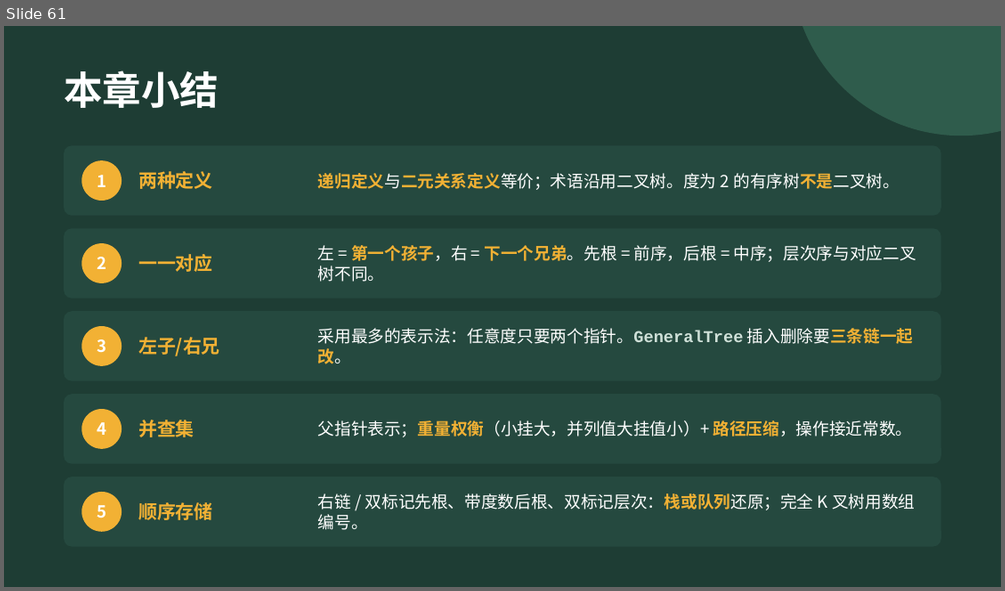
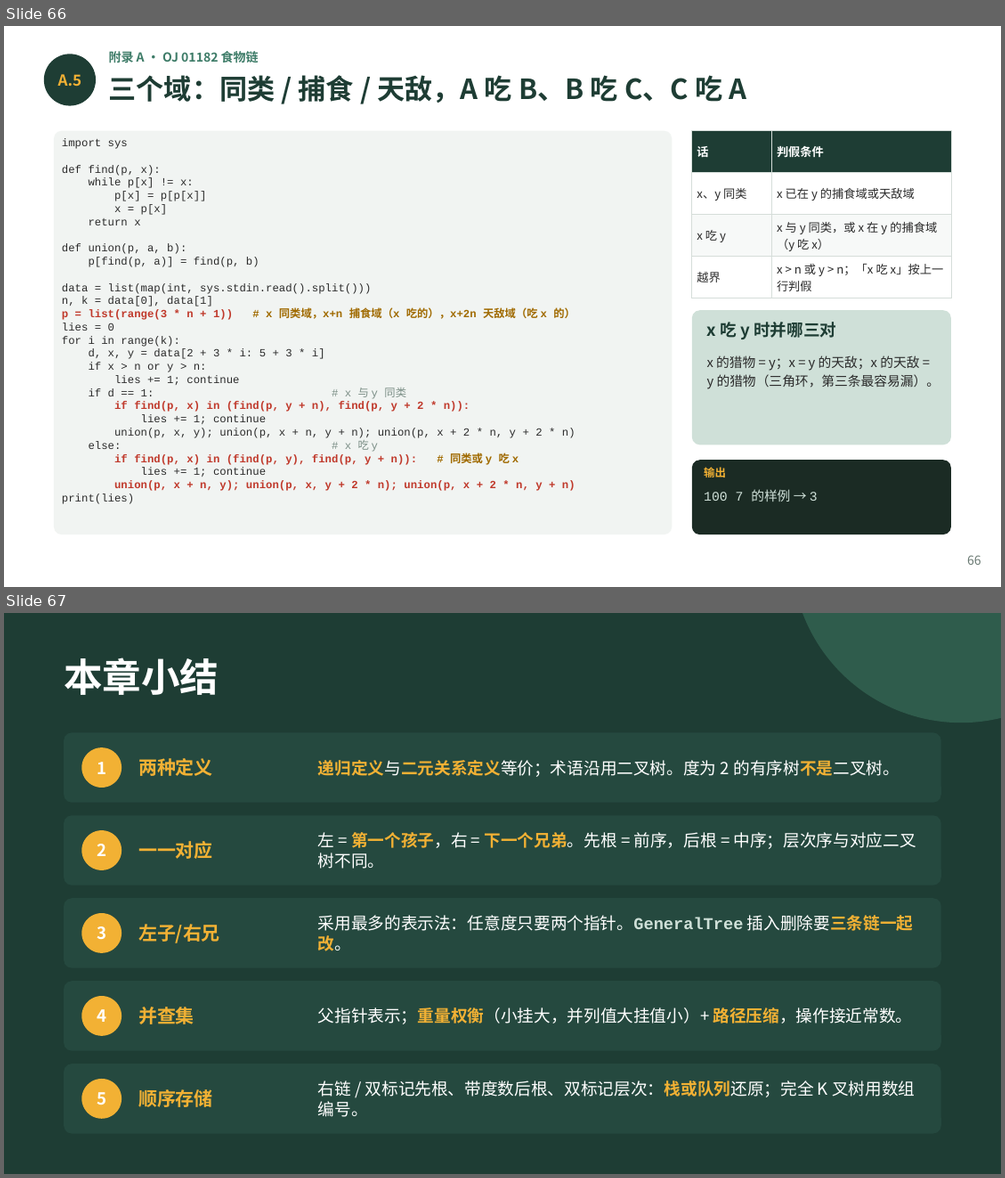
Before and after one commit to GMyhf/2026fall-cs201, a slide deck: courseware/202609_DSA_06_Tree.pptx. Shown one above the other, each under a label of ours: slide 61 before the commit, slides 66 and 67 after it. The pictures are 1005x591 and 1005x1178 pixels, drawn with LibreOffice and Linux fonts; fonts in the diff are those of the drawing. Boxes give left, top, right and bottom in pixels: in the first picture for what was removed or moved away, otherwise in the second. Text is boxed around its words. In the diff, an @@ line names an element or a change of style, - is before the commit and + after.

```diff
--- a/courseware/202609_DSA_06_Tree.pptx
+++ b/courseware/202609_DSA_06_Tree.pptx
@@ slide 66 added at (4, 26, 1001, 587), background #FFFFFF @@
@@ text added at (109, 50, 259, 66), 9 pt, text #3E7C68, bold @@
+附录 A · OJ 01182 食物链
@@ ellipse added at (44, 54, 96, 106), fill #1E3D34 @@
@@ text added at (58, 74, 82, 87), 11 pt, text #F2B134, bold @@
+A.5
@@ text added at (109, 75, 746, 103), 20 pt, text #1E3D34, bold @@
+三个域：同类 / 捕食 / 天敌，A 吃 B、B 吃 C、C 吃 A
@@ rounded rectangle added at (54, 131, 672, 534), fill #F1F4F2 @@
@@ table added at (692, 131, 951, 295), 4 rows, 2 columns @@
+话 | 判假条件
+x、y 同类 | x 已在 y 的捕食域或天敌域
+x 吃 y | x 与 y 同类，或 x 在 y 的捕食域（y 吃 x）
+越界 | x > n 或 y > n；「x 吃 x」按上一行判假
@@ text added at (62, 138, 575, 504), 7.9 pt, text #2B2B2B @@
+import sys
+def find(p, x):
+while p[x] != x:
+p[x] = p[p[x]]
+x = p[x]
+return x
+def union(p, a, b):
+p[find(p, a)] = find(p, b)
+data = list(map(int, sys.stdin.read().split()))
+n, k = data[0], data[1]
+p = list(range(3 * n + 1)) # x 同类域，x+n 捕食域（x 吃的），x+2n 天敌域（吃 x 的）
+lies = 0
+for i in range(k):
+d, x, y = data[2 + 3 * i: 5 + 3 * i]
+if x > n or y > n:
+lies += 1; continue
+if d == 1: # x 与 y 同类
+if find(p, x) in (find(p, y + n), find(p, y + 2 * n)):
+lies += 1; continue
+union(p, x, y); union(p, x + n, y + n); union(p, x + 2 * n, y + 2 * n)
+else: # x 吃 y
+if find(p, x) in (find(p, y), find(p, y + n)): # 同类或 y 吃 x
+lies += 1; continue
+union(p, x + n, y); union(p, x, y + 2 * n); union(p, x + 2 * n, y + n)
+print(lies)
@@ rounded rectangle added at (692, 310, 951, 444), fill #CFE0D8 @@
@@ text added at (707, 321, 836, 339), 12 pt, text #1E3D34, bold @@
+x 吃 y 时并哪三对
@@ text added at (707, 355, 940, 389), 9.5 pt, text #2B2B2B @@
+x 的猎物 = y；x = y 的天敌；x 的天敌 = y 的猎物（三角环，第三条最容易漏）。
@@ rounded rectangle added at (692, 459, 951, 534), fill #1B2B24 @@
@@ text added at (704, 467, 726, 477), 8 pt, text #F2B134, bold @@
+输出
@@ text added at (704, 489, 817, 501), 9.5 pt, text #CFE0D8 @@
+100 7 的样例 → 3
@@ text added at (967, 555, 981, 564), 9 pt, text #6B7B74 @@
+66
@@ what was slide 61 is now slide 67 @@
```
Also in this commit, not shown: 2 slides changed, 5 other slides added, 2 other files.
